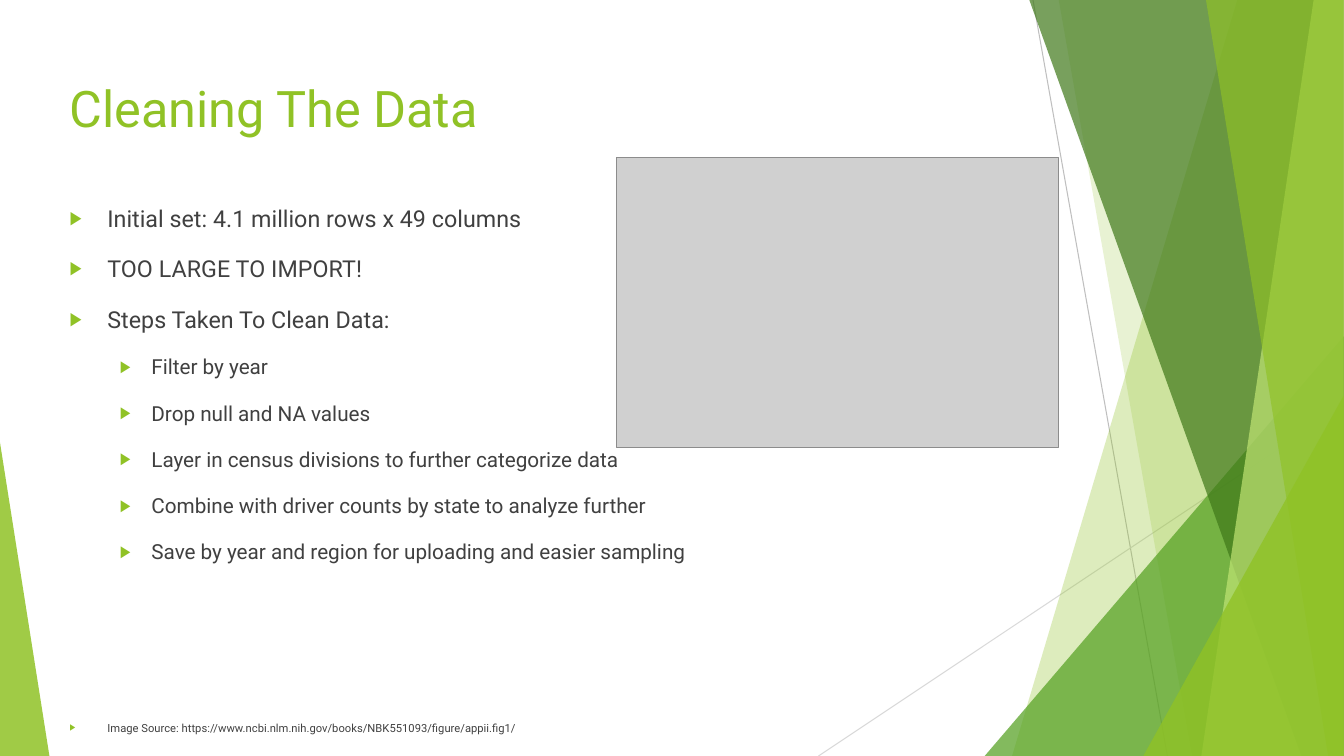
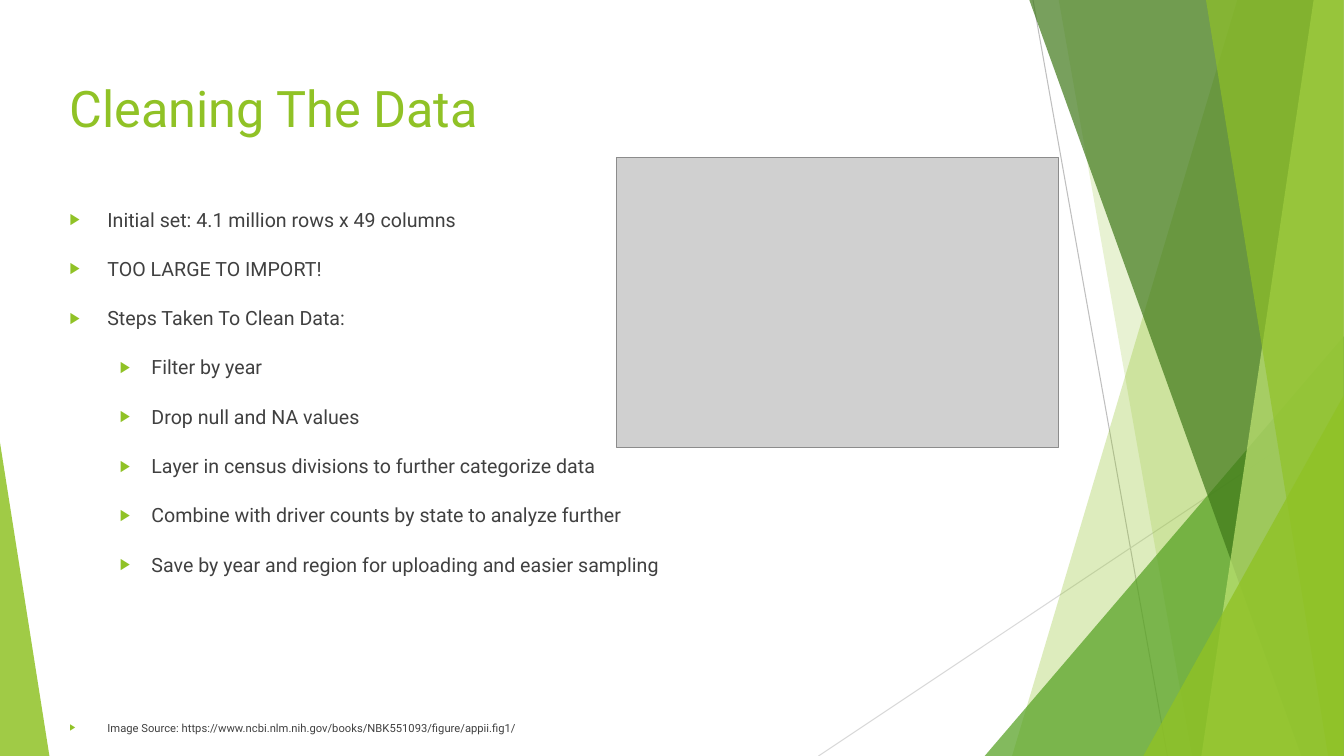
Before and after one commit to sebastiandifrancesco/Accident_Data_2019_Versus_2020, a slide deck: slide 4 of Car Accident Presentation.pptx. Drawn at 1344x756 pixels with LibreOffice and Linux fonts; fonts in the diff are those of the drawing; grey boxes stand for pictures. Boxes give left, top, right and bottom in pixels: in the first picture for what was removed or moved away, otherwise in the second. Text is boxed around its words. In the diff, an @@ line names an element or a change of style, - is before the commit and + after.

```diff
--- a/Car Accident Presentation.pptx
+++ b/Car Accident Presentation.pptx
@@ text "Initial set: 4.1 million rows ..." at box(107, 212, 658, 576): size 16.6 to 14 pt in "Initial set: 4.1 million rows x 49 ...", "TOO LARGE TO IMPORT!", "Steps Taken To Clean Data:"; size 14.8 to 14 pt in "Filter by year", "Drop null and NA values", "Layer in census divisions to further categorize ...", "Combine with driver counts by state to ..." and 1 more places; line spacing 1.3 to 1.5 @@
```
Also in this commit, not shown: 4 other slides changed.
